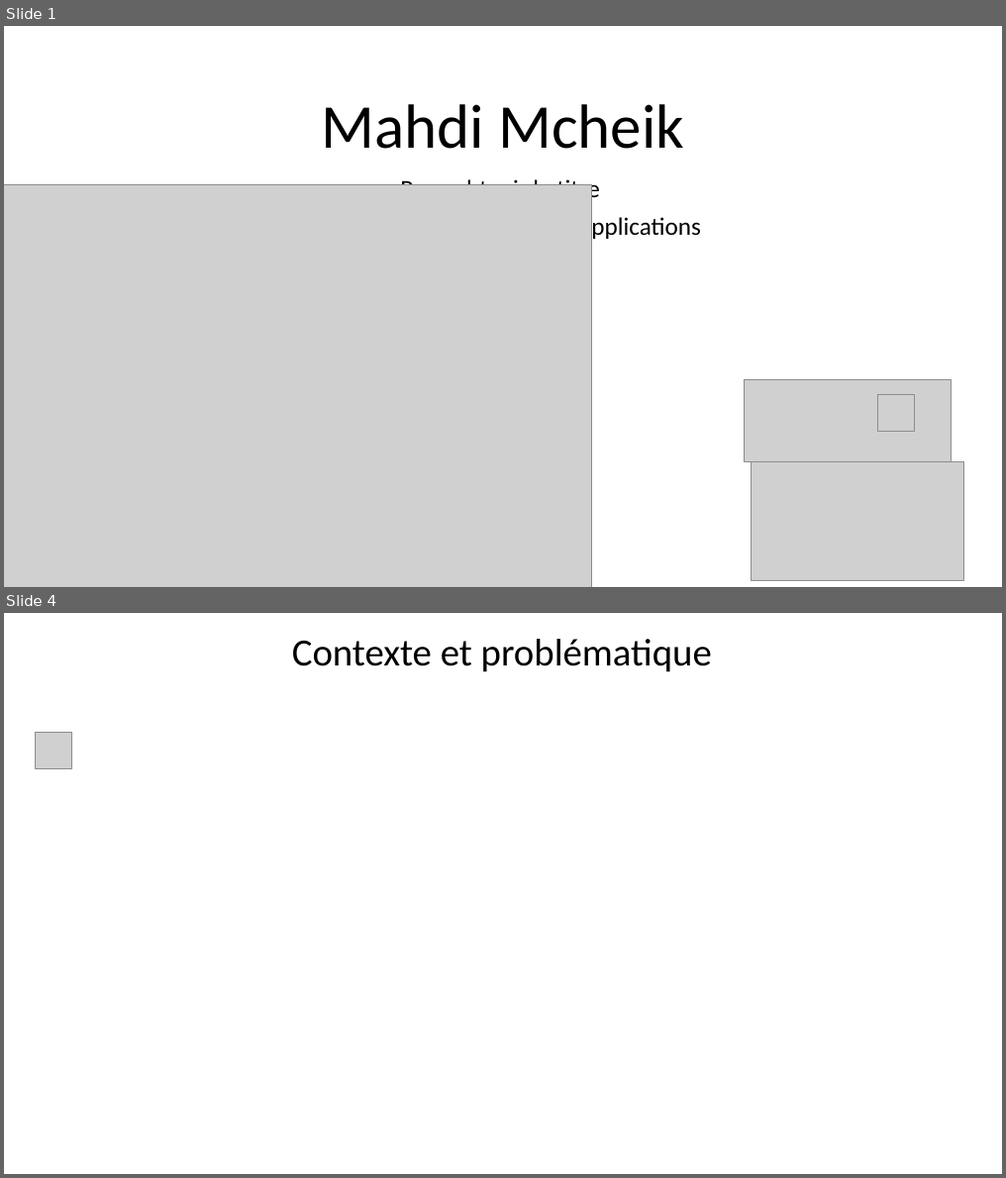
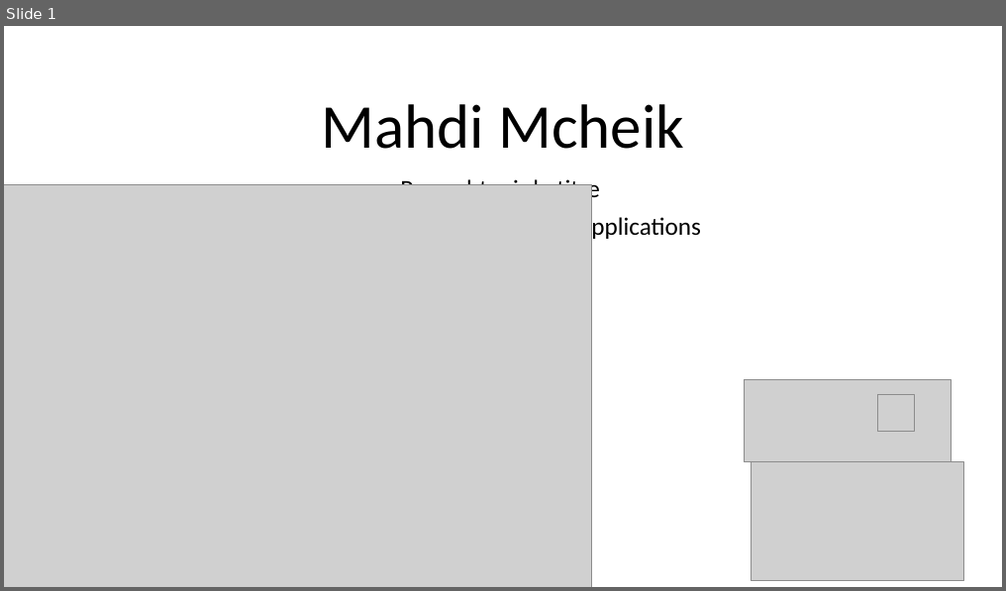
Before and after one commit to mahdimcheik/template-angular-19-dashboard, a slide deck: presentation/skill-hive.pptx. Shown one above the other, each under a label of ours: slides 1 and 4 before the commit, slide 1 after it; the slides between them are not shown. The pictures are 1006x1178 and 1006x591 pixels, drawn with LibreOffice and Linux fonts; fonts in the diff are those of the drawing; grey boxes stand for pictures; background and template pictures are left out. Boxes give left, top, right and bottom in pixels: in the first picture for what was removed or moved away, otherwise in the second. Text is boxed around its words. In the diff, an @@ line names an element or a change of style, - is before the commit and + after.

```diff
--- a/presentation/skill-hive.pptx
+++ b/presentation/skill-hive.pptx
@@ slide 4 removed at (x1=4, y1=613, x2=1002, y2=1174), background picture (left out) @@
@@ subtitle removed at (x1=292, y1=639, x2=712, y2=672) @@
-Contexte et problématique
@@ picture removed at (x1=35, y1=733, x2=71, y2=768) @@
```
Also in this commit, not shown: 2 slides changed, 5 slides added, 1 other slide removed, 9 other files.
